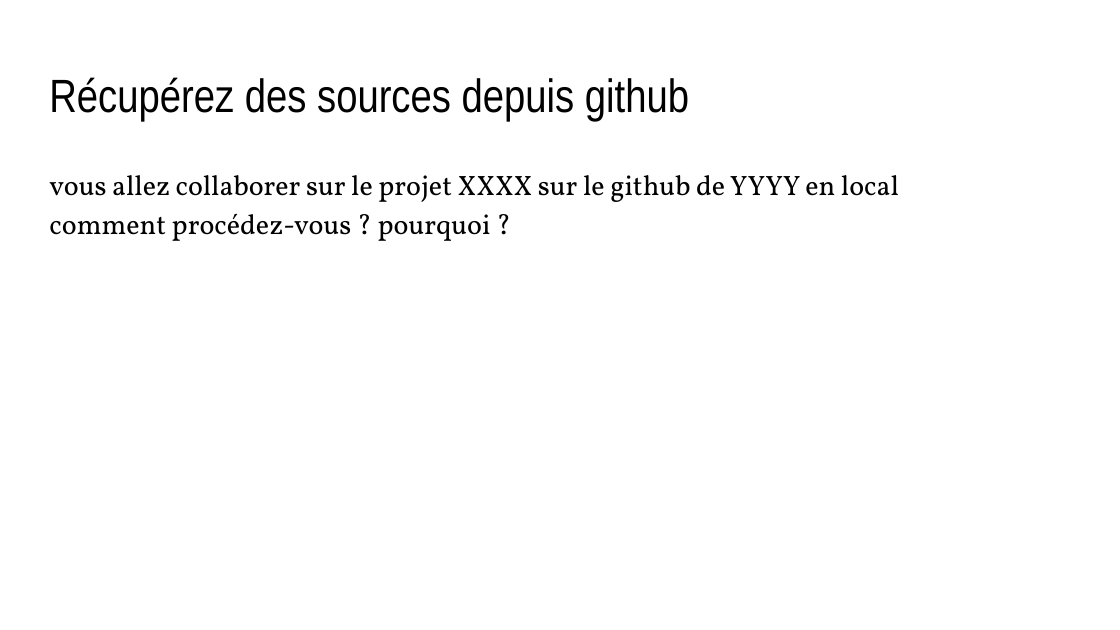
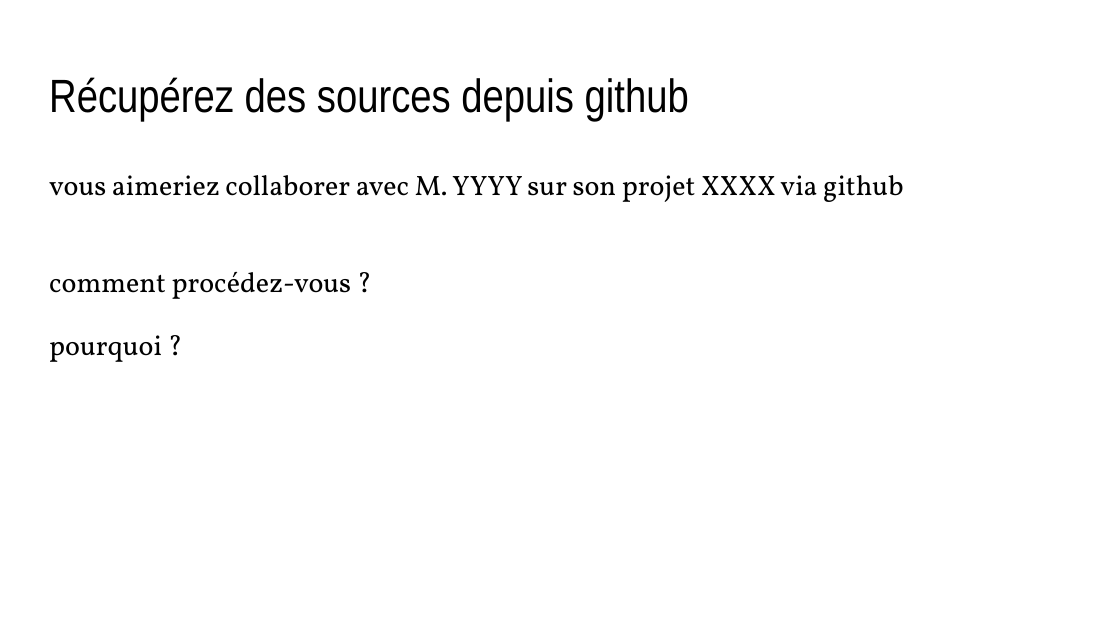
Before and after one commit to lao-tseu-is-alive/mynotebooks, a slide deck: slide 2 of Mise en situation.pptx. Drawn at 1120x630 pixels with LibreOffice and Linux fonts; fonts in the diff are those of the drawing. Boxes give left, top, right and bottom in pixels: in the first picture for what was removed or moved away, otherwise in the second. Text is boxed around its words. In the diff, an @@ line names an element or a change of style, - is before the commit and + after.

```diff
--- a/Mise en situation.pptx
+++ b/Mise en situation.pptx
@@ text at [49,175,903,362]: text changed @@
-vous allez collaborer sur le projet XXXX sur le github de YYYY en local
-comment procédez-vous ? pourquoi ?
+vous aimeriez collaborer avec M. YYYY sur son projet XXXX via github
+comment procédez-vous ?
+pourquoi ?
```
Also in this commit, not shown: 10 other slides changed, 5 slides added, 1 slide removed, 3 other files.
